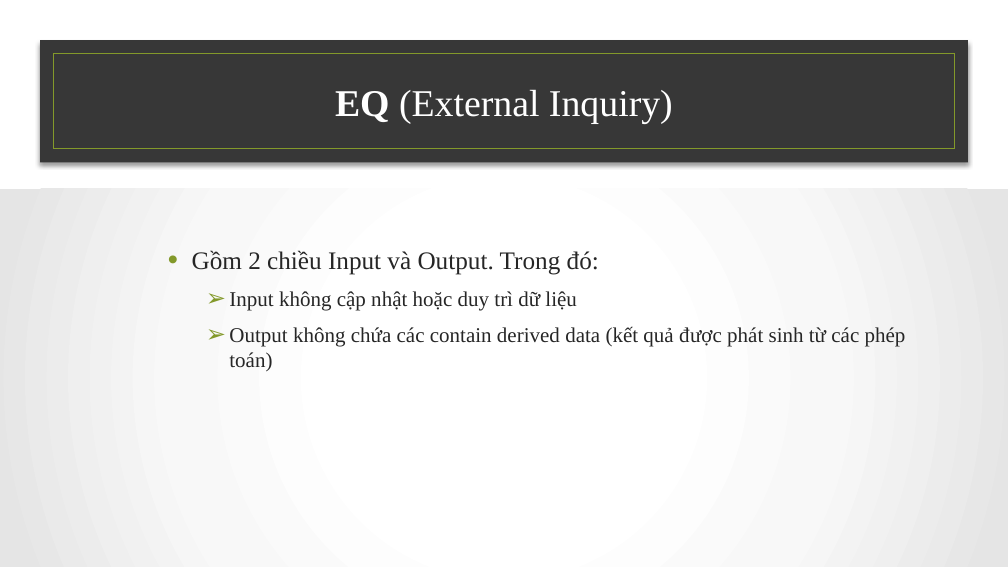
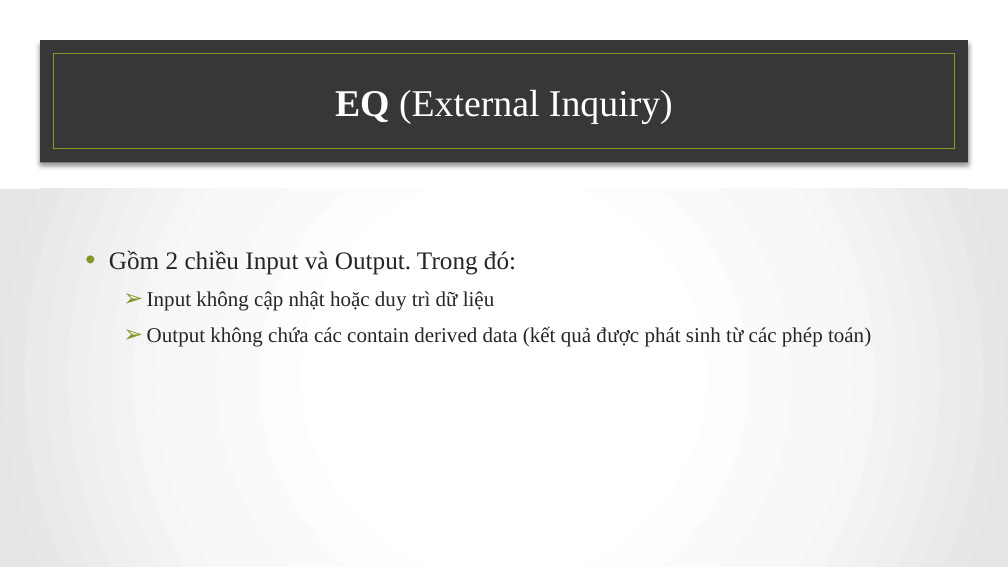
Before and after one commit to NamBang/CEMEM, a slide deck: slide 26 of Funciton-Point .pptx (slide 25 before the commit). Drawn at 1008x567 pixels with LibreOffice and Linux fonts; fonts in the diff are those of the drawing; background and template pictures are left out. Boxes give left, top, right and bottom in pixels: in the first picture for what was removed or moved away, otherwise in the second. Text is boxed around its words. In the diff, an @@ line names an element or a change of style, - is before the commit and + after.

```diff
--- a/Funciton-Point .pptx
+++ b/Funciton-Point .pptx
@@ text "Gồm 2 chiều Input và ..." rewrapped from (x1=192, y1=250, x2=906, y2=371) to (x1=109, y1=250, x2=871, y2=346) @@
```
Also in this commit, not shown: 10 other slides changed, 4 slides added, 1 slide removed.
